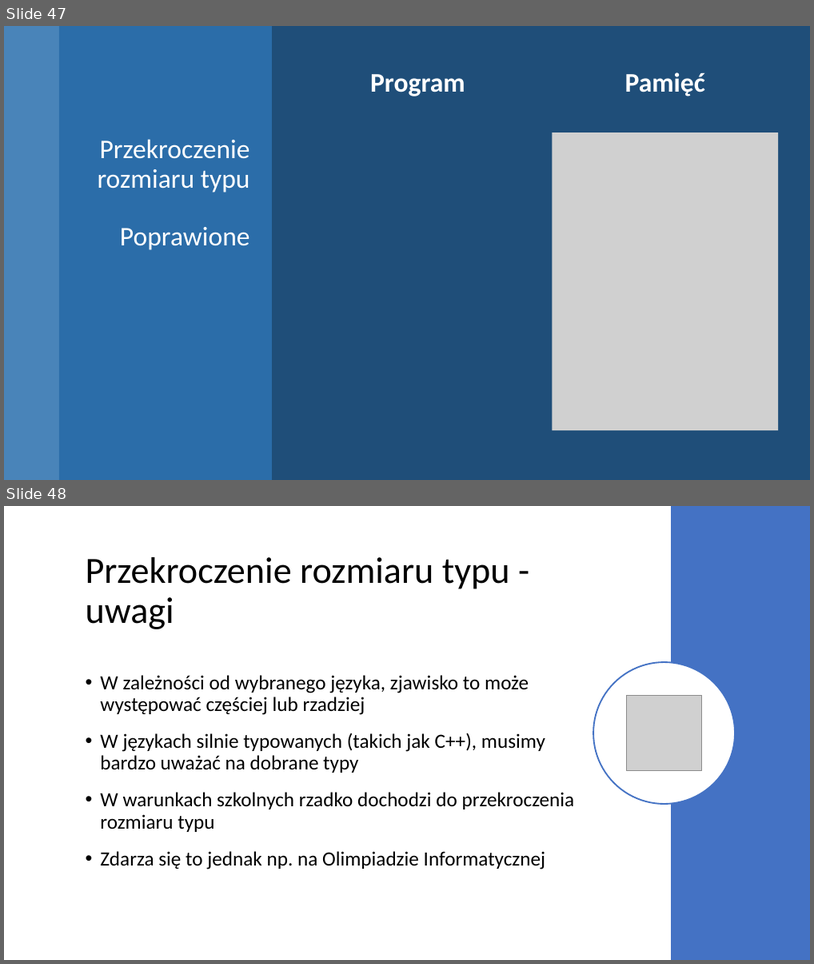
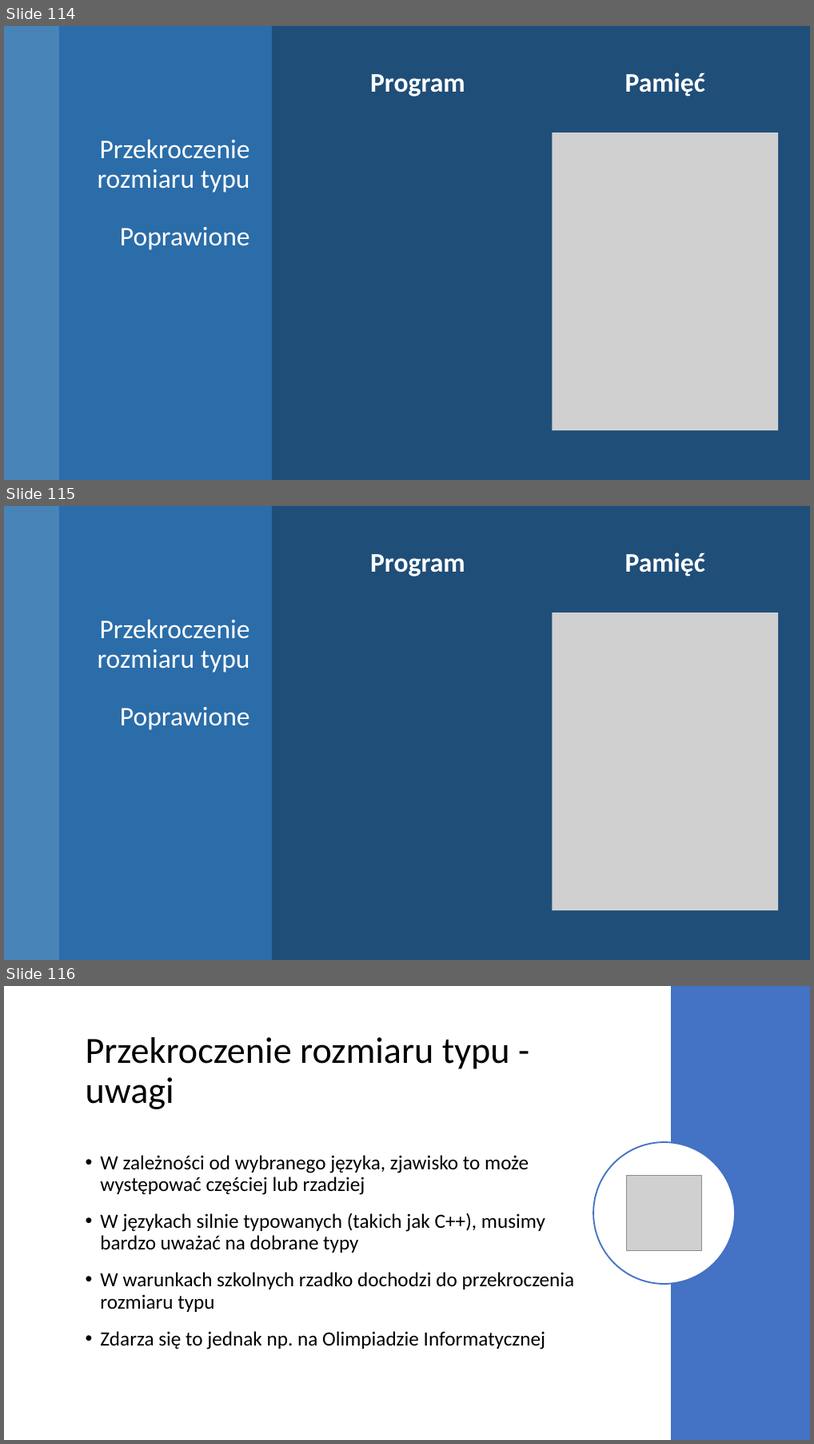
Before and after one commit to blackbat13/CS-HTiEW, a slide deck: Wprowadzenie do zmiennych/II. Wprowadzenie do zmiennych/Zmienne w Pamięci - Ćwiczenia.pptx. Shown one above the other, each under a label of ours: slides 47 and 48 before the commit, slides 114, 115 and 116 after it. The pictures are 814x964 and 814x1444 pixels, drawn with LibreOffice and Linux fonts; fonts in the diff are those of the drawing; grey boxes stand for pictures. Boxes give left, top, right and bottom in pixels: in the first picture for what was removed or moved away, otherwise in the second. Text is boxed around its words. In the diff, an @@ line names an element or a change of style, - is before the commit and + after.

```diff
--- a/Wprowadzenie do zmiennych/II. Wprowadzenie do zmiennych/Zmienne w Pamięci - Ćwiczenia.pptx
+++ b/Wprowadzenie do zmiennych/II. Wprowadzenie do zmiennych/Zmienne w Pamięci - Ćwiczenia.pptx
@@ slide 115 added at [4, 506, 810, 960], background #1F4E79 @@
@@ rectangle added at [4, 506, 59, 960], fill #5B9BD5 at 70% opacity @@
@@ rectangle added at [59, 506, 272, 960], fill #2E75B6 at 80% opacity @@
@@ text added at [626, 552, 706, 576], 32 pt, text #FFFFFF, bold @@
+Pamięć
@@ text added at [370, 554, 466, 576], 32 pt, text #FFFFFF, bold @@
+Program
@@ title added at [98, 619, 250, 730], 32 pt, text #FFFFFF @@
+Przekroczenie rozmiaru typu
+Poprawione
@@ picture added at [553, 612, 779, 910] @@
@@ what was slide 47 is now slide 114 @@
@@ what was slide 48 is now slide 116 @@
```
Also in this commit, not shown: 83 other slides added, 1 other file.
